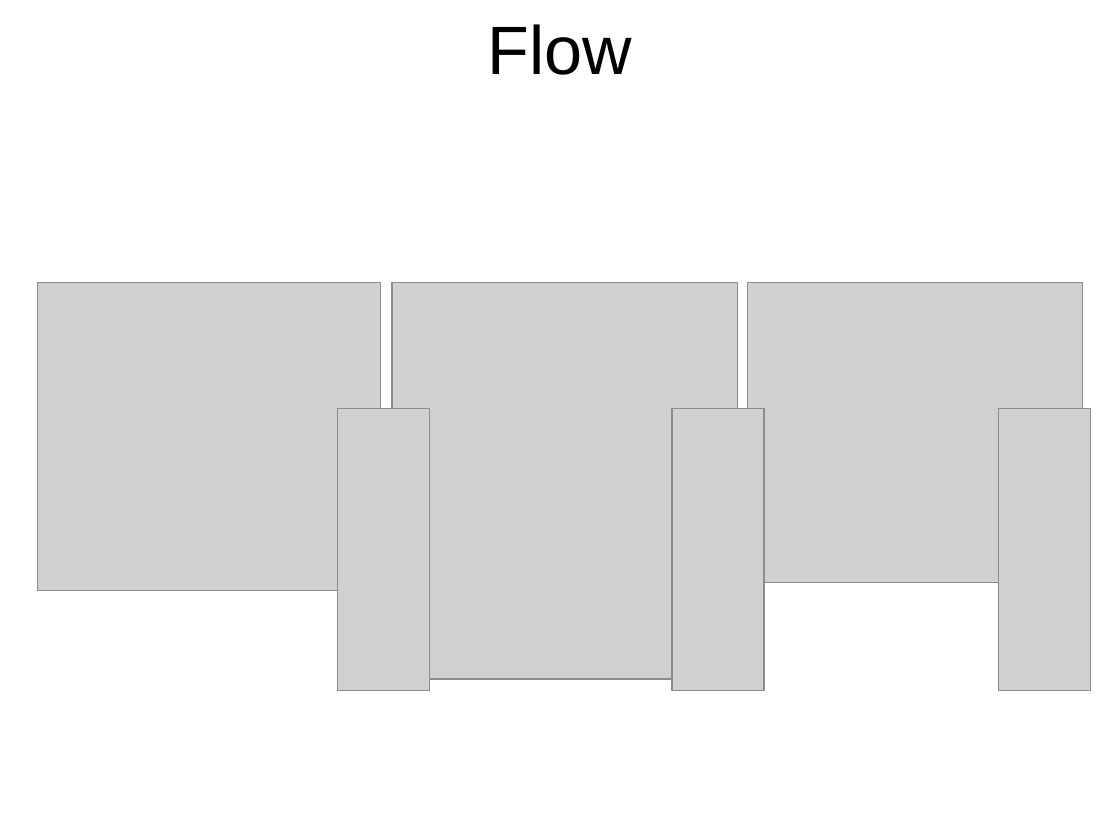
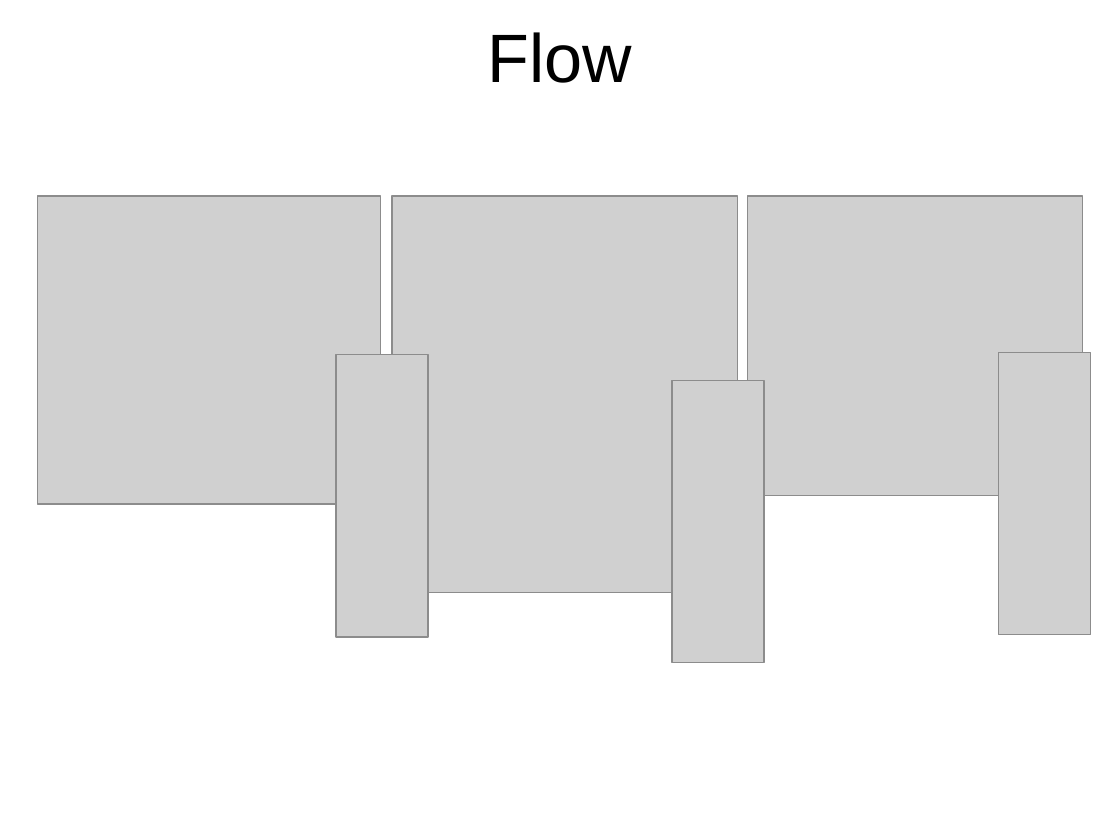
Before and after one commit to msuarz/portfolio, a slide deck: slide 19 of agile2011/presentation.pptx. Drawn at 1120x840 pixels with LibreOffice and Linux fonts; fonts in the diff are those of the drawing; grey boxes stand for pictures; background and template pictures are left out. Boxes give left, top, right and bottom in pixels: in the first picture for what was removed or moved away, otherwise in the second. Text is boxed around its words. In the diff, an @@ line names an element or a change of style, - is before the commit and + after.

```diff
--- a/agile2011/presentation.pptx
+++ b/agile2011/presentation.pptx
@@ title "Flow": place and size @@
-title "Flow" at box(488, 24, 632, 75)
+title "Flow" at box(488, 32, 632, 83)
@@ title "Flow" at box(488, 32, 632, 83): letter outline none to #000000 0 pt @@
@@ 3 pictures: place and size @@
-3 pictures at box(37, 283, 1083, 680)
+3 pictures at box(37, 196, 1083, 592)
@@ picture: place and size @@
-picture at box(338, 409, 430, 691)
+picture at box(336, 355, 428, 637)
@@ picture: place and size @@
-picture at box(999, 409, 1091, 691)
+picture at box(999, 353, 1091, 635)
@@ picture: place and size @@
-picture at box(672, 409, 764, 691)
+picture at box(672, 381, 764, 663)
```
Also in this commit, not shown: 22 other slides changed.
